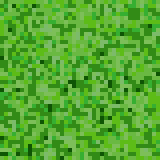
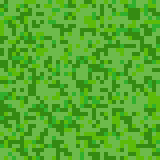
Revision of a layered 160×160 image; what changed, layer by layer:
painted on "截圖 2022-12-09 上午11.27.09.png" over box(0, 0, 160, 160)
painted on "截圖 2022-12-09 上午11.25.26.png" over box(0, 0, 160, 160)
